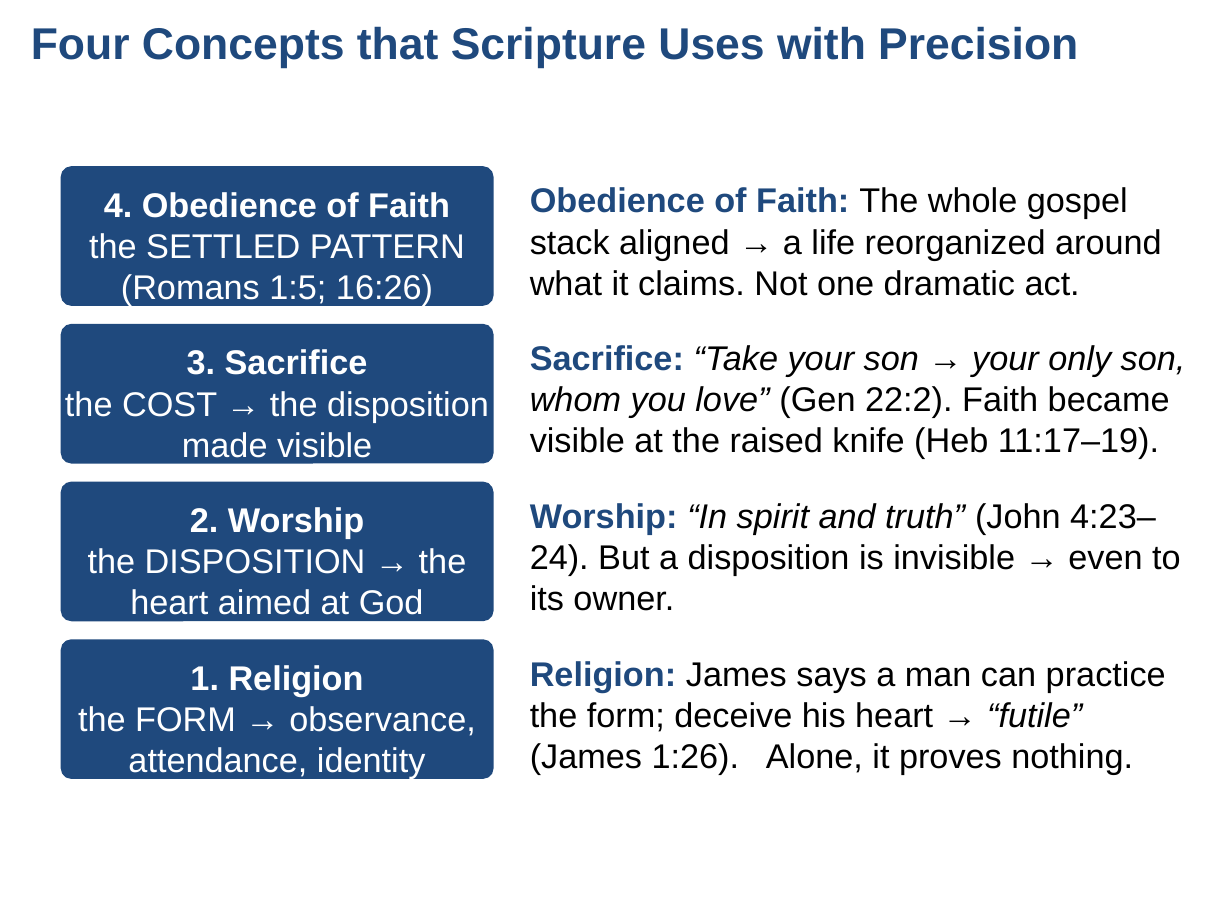
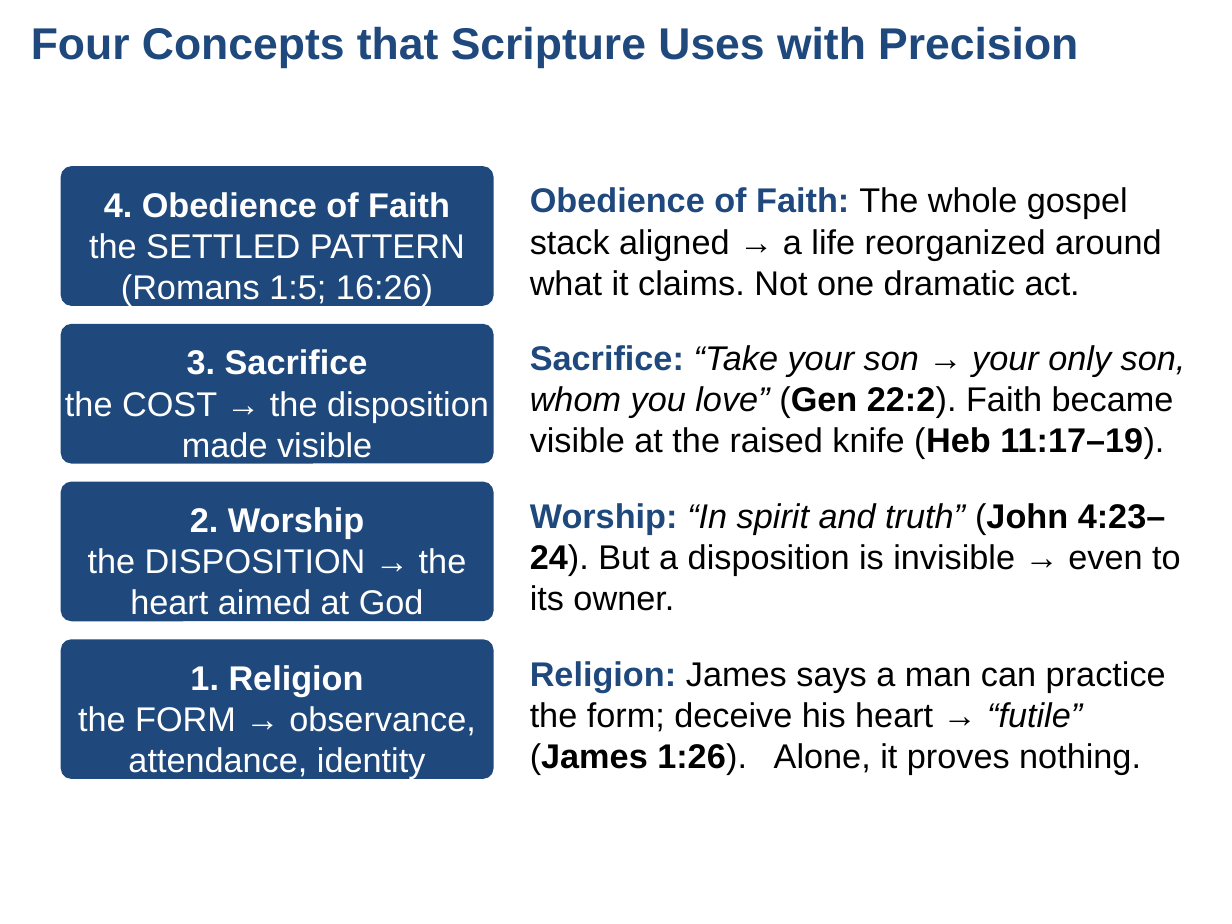
Before and after one commit to UsefulEngines/EvangelismPublic, a slide deck: slide 4 of 2026-Q4/Devotionals/TheObedienceOfFaith.pptx (slide 3 before the commit). Drawn at 1232x924 pixels with LibreOffice and Linux fonts; fonts in the diff are those of the drawing. Boxes give left, top, right and bottom in pixels: in the first picture for what was removed or moved away, otherwise in the second. Text is boxed around its words. In the diff, an @@ line names an element or a change of style, - is before the commit and + after.

```diff
--- a/2026-Q4/Devotionals/TheObedienceOfFaith.pptx
+++ b/2026-Q4/Devotionals/TheObedienceOfFaith.pptx
@@ text "Sacrifice: “Take your son → ..." at box(530, 345, 1186, 459): bold on in "(Gen 22:2). (Heb 11:17–19)." @@
@@ text "Worship: “In spirit and truth” ..." at box(530, 503, 1181, 611): bold on in "(John 4:23–24)." @@
@@ text at box(530, 743, 1141, 774): bold on in "(James 1:26)." @@
```
Also in this commit, not shown: 2 other files.
